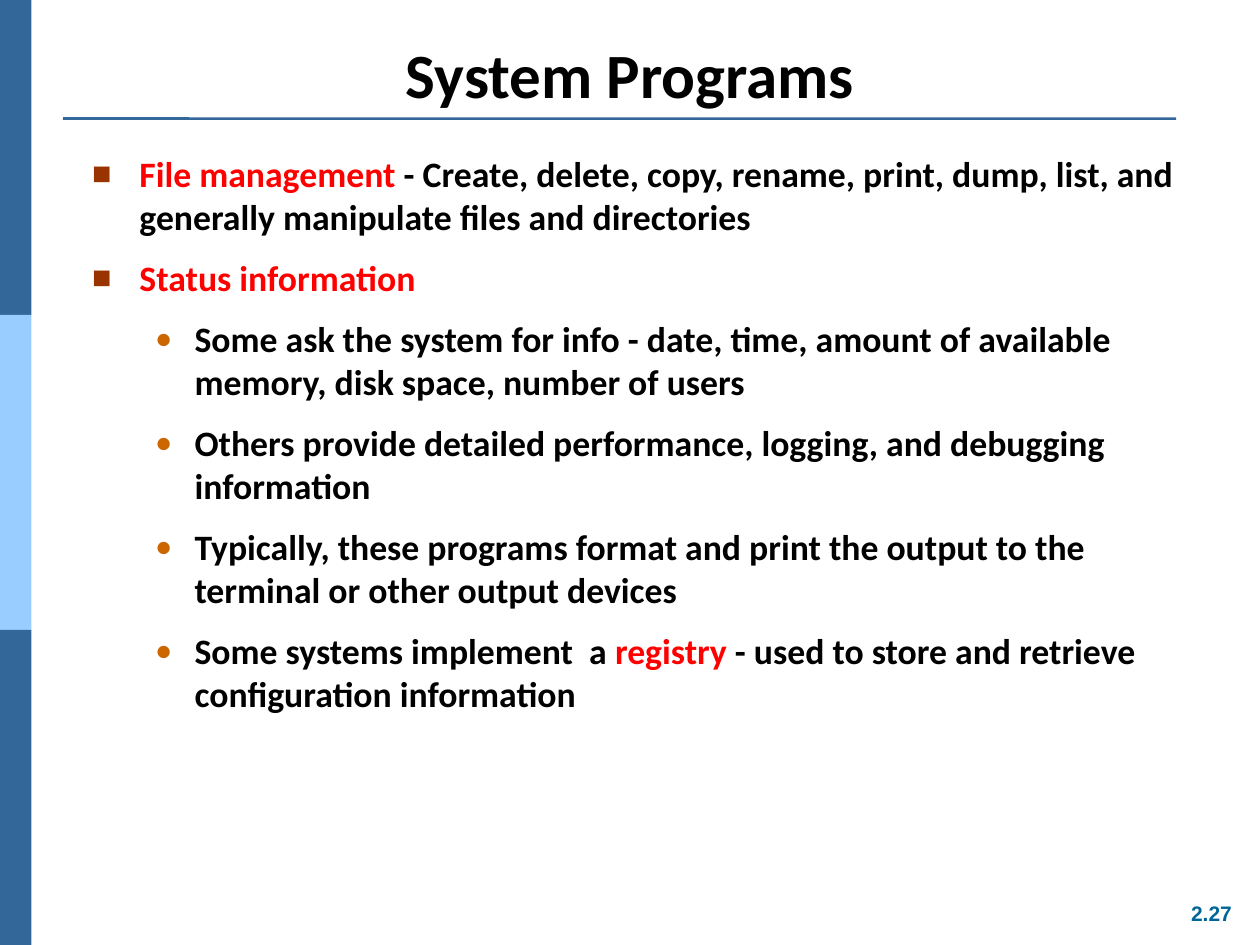
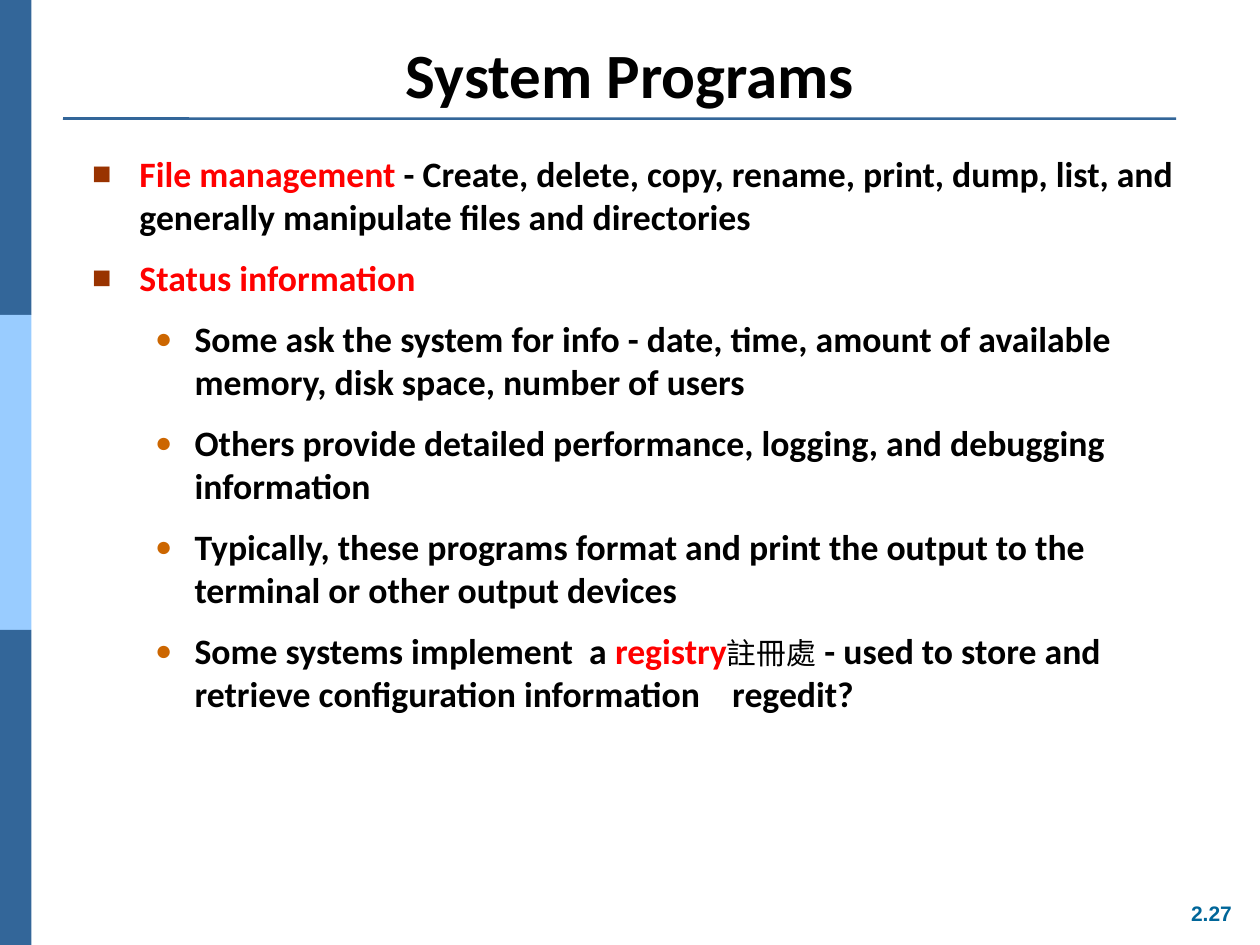
Before and after one commit to Yang09701194/OS_Learning, a slide deck: slide 27 of ch02.ppt. Drawn at 1260x945 pixels with LibreOffice and Linux fonts; fonts in the diff are those of the drawing. Boxes give left, top, right and bottom in pixels: in the first picture for what was removed or moved away, otherwise in the second. Text is boxed around its words. In the diff, an @@ line names an element or a change of style, - is before the commit and + after.

```diff
--- a/ch02.ppt
+++ b/ch02.ppt
@@ text at [195,639,1101,713]: text changed @@
-  ● Some systems implement a registry - used to store and retrieve configuration information
+  ● Some systems implement a registry註冊處 - used to store and retrieve configuration information regedit?
```
Also in this commit, not shown: 12 other slides changed, 2 slides added.
